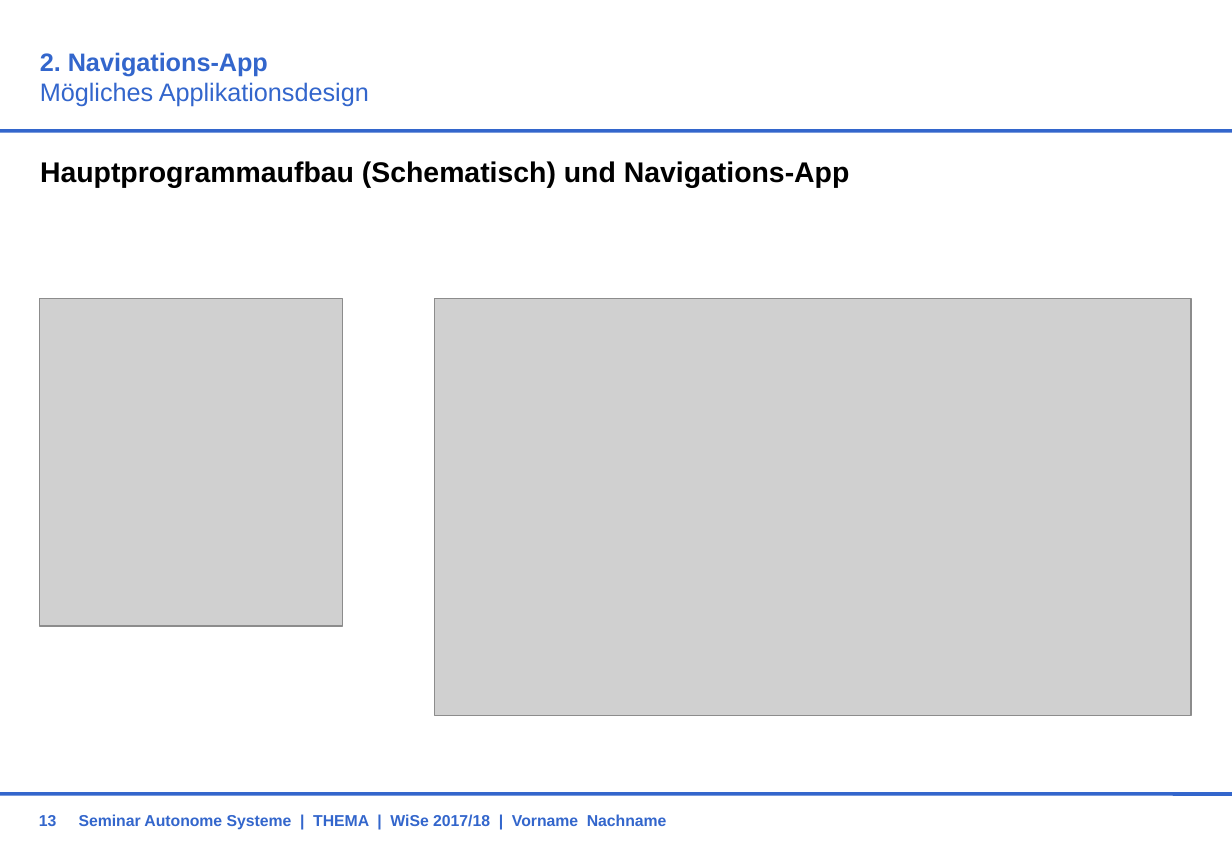
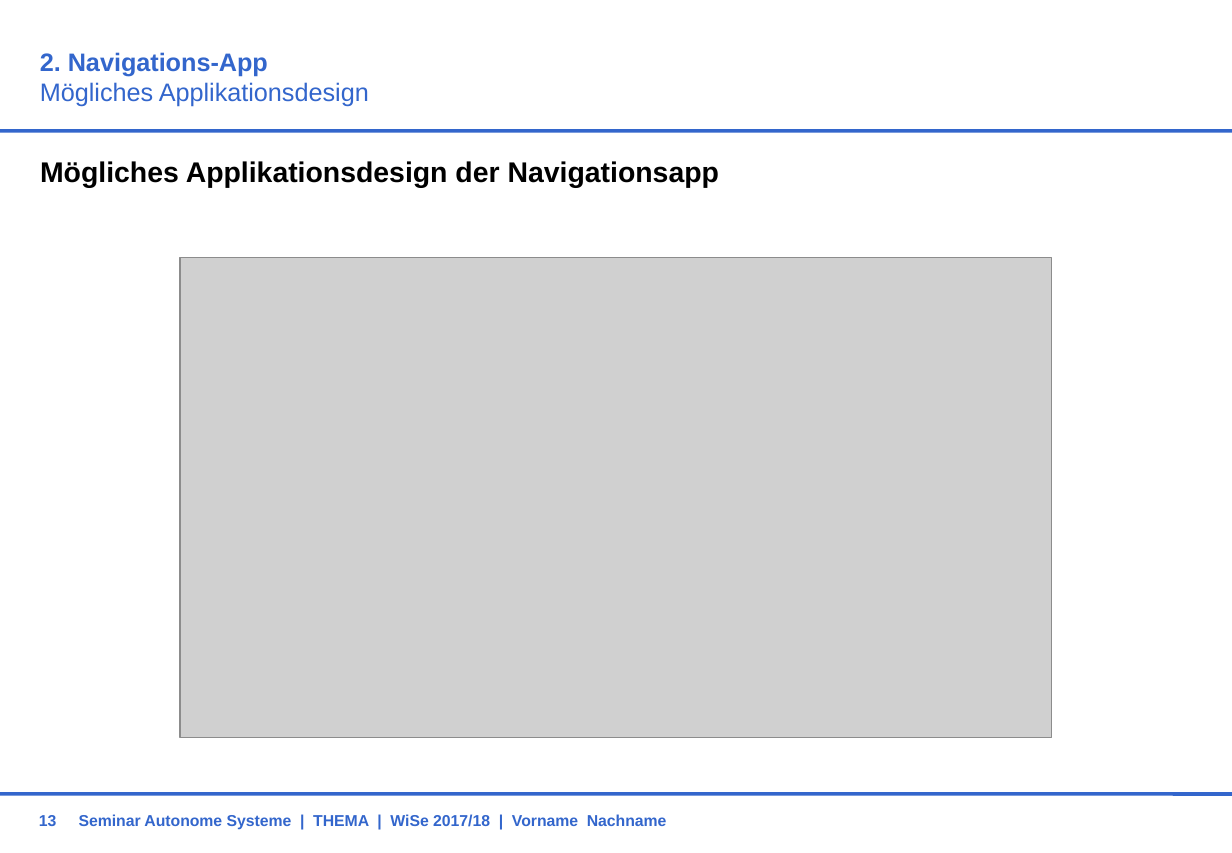
Before and after one commit to BBRUSS/VPJW17G5, a slide deck: slide 13 of 11_Orga/KonzeptG5.ppt. Drawn at 1232x853 pixels with LibreOffice and Linux fonts; fonts in the diff are those of the drawing; grey boxes stand for pictures; background and template pictures are left out. Boxes give left, top, right and bottom in pixels: in the first picture for what was removed or moved away, otherwise in the second. Text is boxed around its words. In the diff, an @@ line names an element or a change of style, - is before the commit and + after.

Commit message:
Anpassung zweier Folien der Navigationsapp

```diff
--- a/11_Orga/KonzeptG5.ppt
+++ b/11_Orga/KonzeptG5.ppt
@@ text at (x1=40, y1=161, x2=719, y2=188): text changed @@
-  Hauptprogrammaufbau (Schematisch) und Navigations-App
+  Mögliches Applikationsdesign der Navigationsapp
@@ picture resized from (x1=434, y1=299, x2=1190, y2=715) to (x1=180, y1=258, x2=1051, y2=738) @@
@@ picture removed at (x1=40, y1=299, x2=342, y2=626) @@
```
Also in this commit, not shown: 5 other slides changed.
